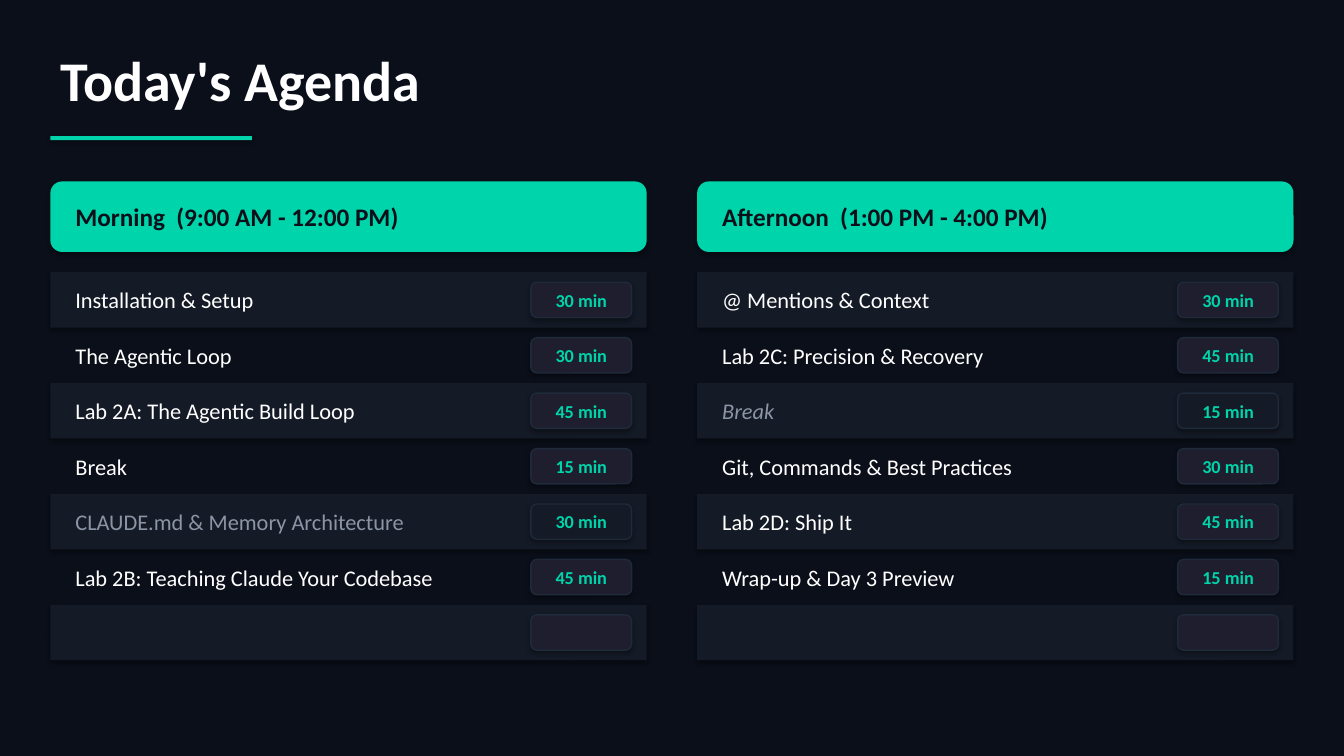
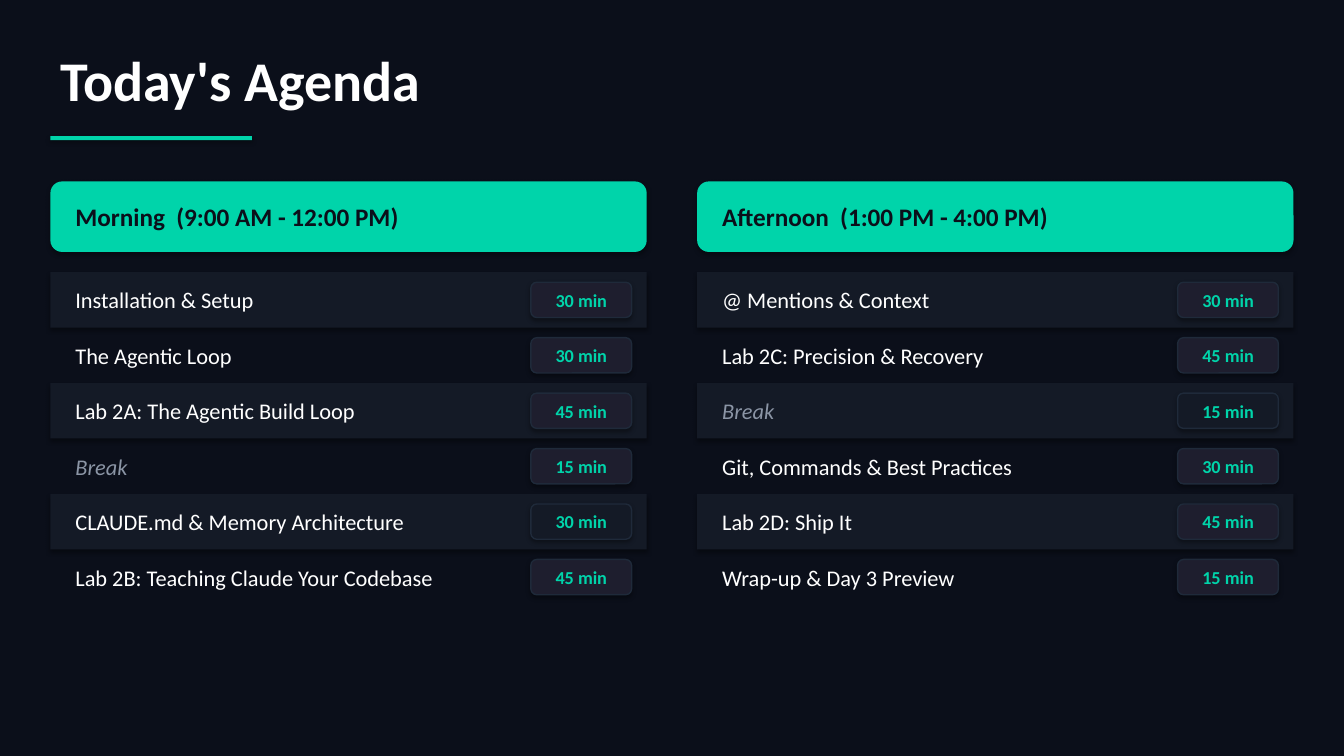
Before and after one commit to scottrhay/AIA-ClaudeCopilot, a slide deck: slide 2 of slides/Day2_Claude_Code_Fundamentals.pptx. Drawn at 1344x756 pixels with LibreOffice and Linux fonts; fonts in the diff are those of the drawing. Boxes give left, top, right and bottom in pixels: in the first picture for what was removed or moved away, otherwise in the second. Text is boxed around its words. In the diff, an @@ line names an element or a change of style, - is before the commit and + after.

```diff
--- a/slides/Day2_Claude_Code_Fundamentals.pptx
+++ b/slides/Day2_Claude_Code_Fundamentals.pptx
@@ text "Break" at [75,459,127,475]: text colour #FFFFFF to #8B95A5, italic on @@
@@ text "CLAUDE.md & Memory Architecture" at [75,514,404,534]: text colour #8B95A5 to #FFFFFF @@
@@ rectangle removed at [50,605,647,660] @@
@@ rounded rectangle removed at [531,615,632,650] @@
@@ rectangle removed at [698,605,1295,660] @@
@@ rounded rectangle removed at [1178,615,1278,650] @@
```
Also in this commit, not shown: 39 other slides changed, 2 slides added, 18 slides removed, 16 other files.
